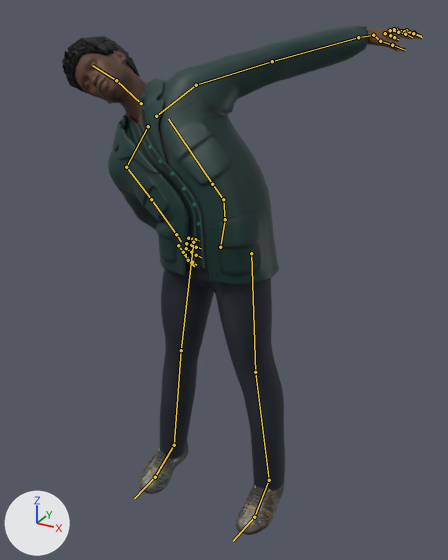
One commit to the glTF model public/models/characters/protagonist.glb: the scene before it, then after it.
One viewpoint serves both versions: a 50 mm lens placed at (0.93, -1.67, 1.7), pointed at (0.03, -0.03, 0.88). Lighting does not change. The marker at lower left points along +X, +Y and +Z. The older version comes first. Both versions are drawn at frame 8 of the action 'aim_back'; the numbers are the values there. The bones that change, and the others that lie on the model, are drawn over the model as lines.

In view in the first picture: 'CharcoalJeansMesh', 'HairShoesMesh', 'SkinEyesMesh', 'TealTechnicalJacketMesh'.
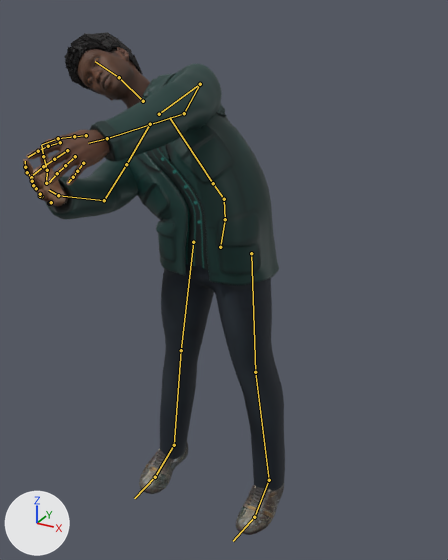
Pixel boxes (x1, y1, x2, y2) of what changed, in the pictures (448 x 560 px):
'TealTechnicalJacketMesh', posed (10% narrower, 15% shorter)
    before: (108, 25, 368, 285)
    after: (45, 64, 279, 285)
'SkinEyesMesh', posed
    before: (75, 28, 423, 127)
    after: (23, 47, 150, 206)
'HairShoesMesh', posed
    before: (62, 36, 284, 535)
    after: (65, 32, 284, 535)
bone 'Spine', root to tip
    before: (225, 219) to (223, 199)
    after: (225, 219) to (224, 199)
bone 'Chest', root to tip
    before: (223, 199) to (212, 184)
    after: (224, 199) to (213, 183)
bone 'UpperArm_L', root to tip
    before: (196, 85) to (272, 61)
    after: (200, 84) to (184, 113)
bone 'LowerArm_L', root to tip
    before: (272, 61) to (358, 37)
    after: (184, 113) to (107, 138)
bone 'UpperArm_R', root to tip
    before: (126, 167) to (151, 199)
    after: (126, 164) to (104, 200)
bone 'LowerArm_R', root to tip
    before: (151, 199) to (176, 234)
    after: (104, 200) to (58, 195)

The edits, one by one:
Bone 'Spine' (bone_spine) turns from (0, 0, 0) to (-2, 0, 0) degrees about its own x, y and z.
Bone 'Chest' (bone_chest) turns from (-5, 0, 47) to (-3, 0, 46) degrees about its own x, y and z.
Bone 'UpperArm_L' (bone_upperarm_l) turns from (-41, 6, 24) to (63, 0, -46) degrees about its own x, y and z.
Bone 'LowerArm_L' (bone_lowerarm_l) turns from (-36, 0, -7) to (-20, 0, -23) degrees about its own x, y and z.
Bone 'UpperArm_R' (bone_upperarm_r) turns from (-53, -7, -14) to (63, 0, 46) degrees about its own x, y and z.
Bone 'LowerArm_R' (bone_lowerarm_r) turns from (-41, 0, 10) to (-20, 0, 23) degrees about its own x, y and z.
